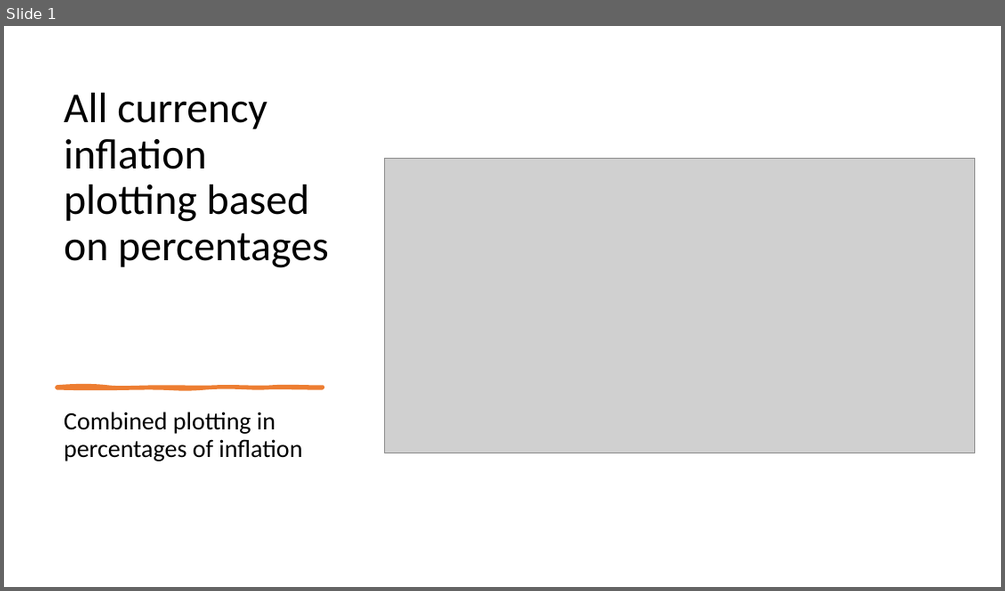
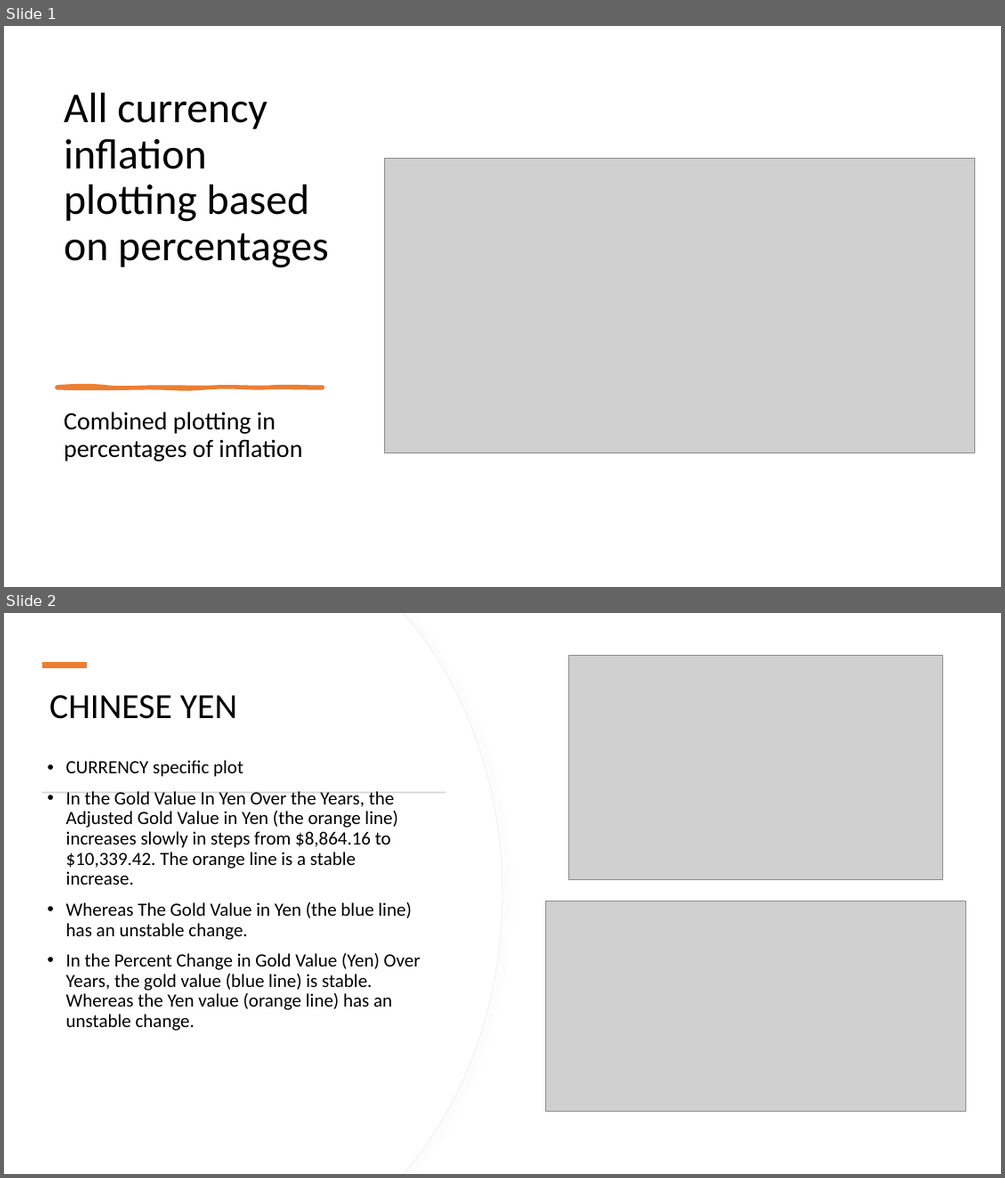
Before and after one commit to BrennanB572/Gold_Price_vs_Inflation, a slide deck: Slideshow with Flow Charts Group Project 1.pptx. Shown one above the other, each under a label of ours: slide 1 before the commit, slides 1 and 2 after it. The pictures are 1005x591 and 1005x1178 pixels, drawn with LibreOffice and Linux fonts; fonts in the diff are those of the drawing; grey boxes stand for pictures. Boxes give left, top, right and bottom in pixels: in the first picture for what was removed or moved away, otherwise in the second. Text is boxed around its words. In the diff, an @@ line names an element or a change of style, - is before the commit and + after.

```diff
--- a/Slideshow with Flow Charts Group Project 1.pptx
+++ b/Slideshow with Flow Charts Group Project 1.pptx
@@ slide 2 added at <box>4,613,1001,1174</box>, background #FFFFFF @@
@@ freeform shape added at <box>4,613,502,1174</box>, fill #FFFFFF, outline #EFEFEF 0.75 pt @@
@@ freeform shape added at <box>4,613,502,1174</box>, fill #FFFFFF @@
@@ rectangle added at <box>42,662,87,668</box>, fill #ED7D31 @@
@@ picture added at <box>568,656,942,880</box> @@
@@ title added at <box>49,695,237,719</box>, 34 pt, text #000000 @@
+CHINESE YEN
@@ text added at <box>66,760,421,1030</box>, 18 pt, text #000000 @@
+• CURRENCY specific plot
+• In the Gold Value In Yen Over the Years, the Adjusted Gold Value in Yen (the orange line) increases slowly in steps from $8,864.16 to $10,339.42. The orange line is a stable increase.
+• Whereas The Gold Value in Yen (the blue line) has an unstable change.
+• In the Percent Change in Gold Value (Yen) Over Years, the gold value (blue line) is stable. Whereas the Yen value (orange line) has an unstable change.
@@ rectangle added at <box>42,792,446,793</box>, fill #D5D5D5 @@
@@ picture added at <box>545,900,966,1111</box> @@
```
Also in this commit, not shown: 2 slides changed, 1 other slide added, 2 slides removed.
